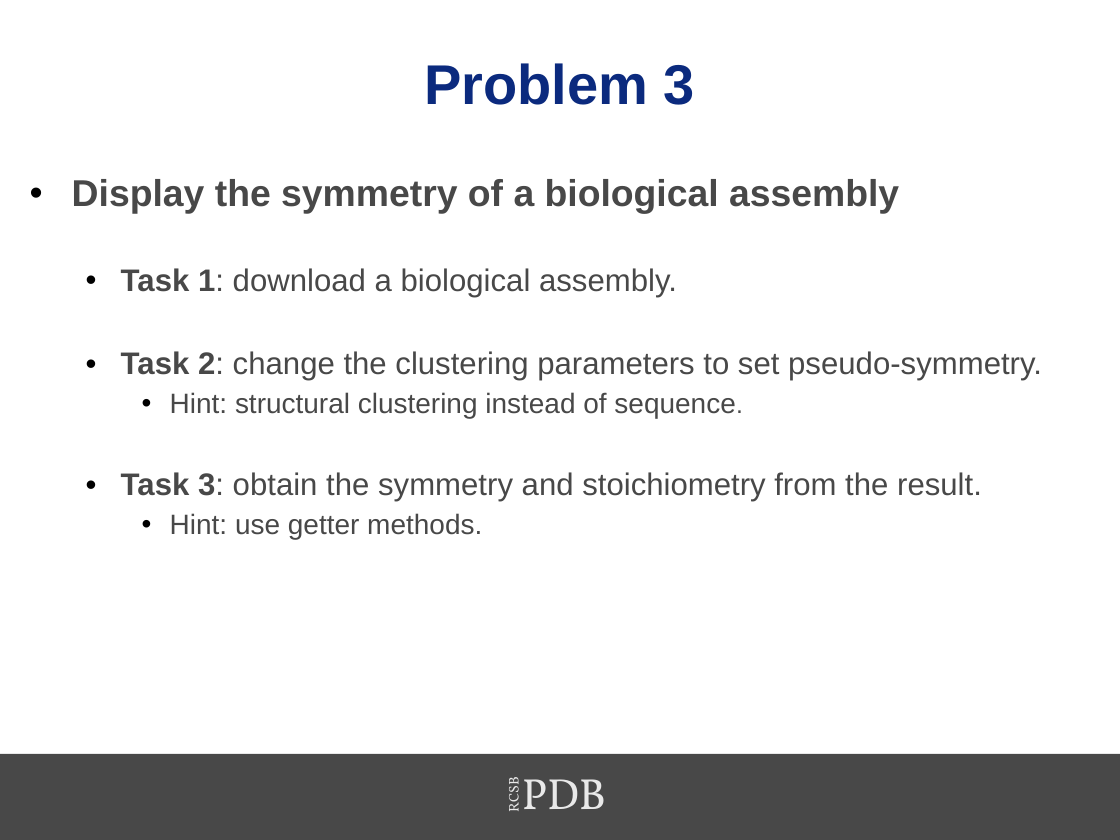
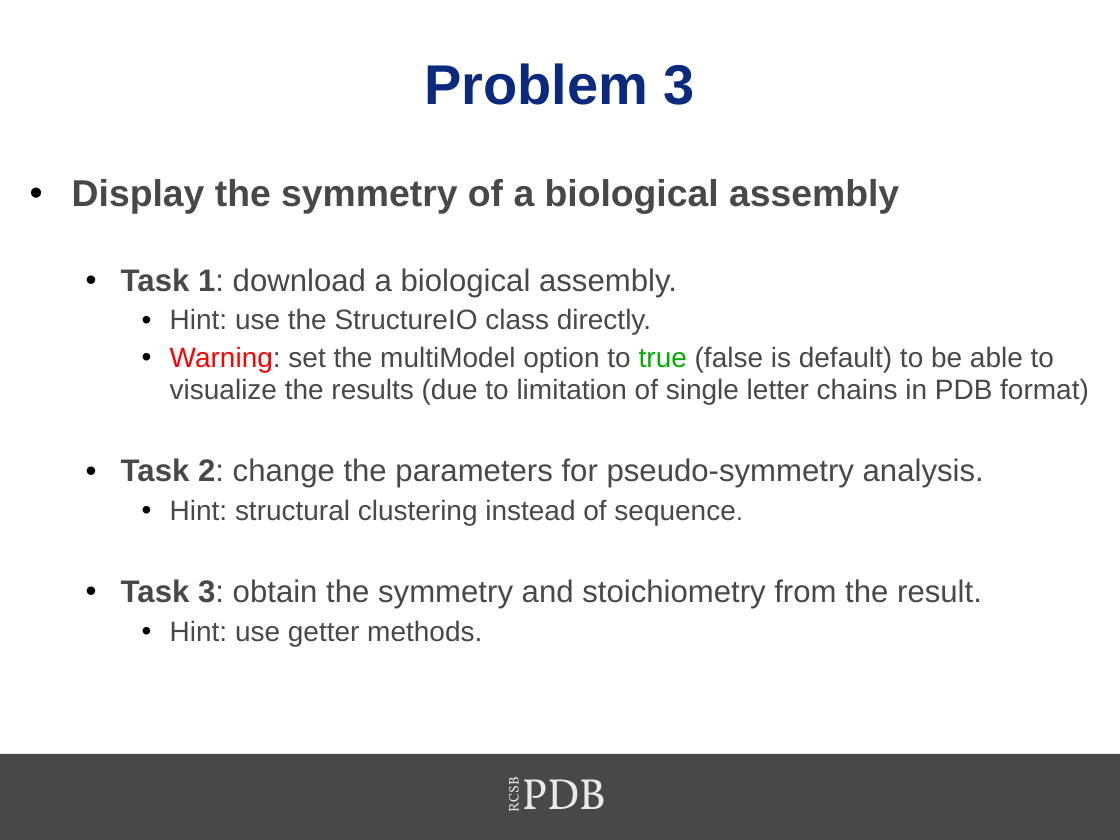
Before and after one commit to sbl-sdsc/mmtf-workshop-2017, a slide deck: slide 24 of 6-biojava/MMTF2017-BioJava.pptx (slide 23 before the commit). Drawn at 1120x840 pixels with LibreOffice and Linux fonts; fonts in the diff are those of the drawing; background and template pictures are left out. Boxes give left, top, right and bottom in pixels: in the first picture for what was removed or moved away, otherwise in the second. Text is boxed around its words. In the diff, an @@ line names an element or a change of style, - is before the commit and + after.

```diff
--- a/6-biojava/MMTF2017-BioJava.pptx
+++ b/6-biojava/MMTF2017-BioJava.pptx
@@ text at <box>121,308,1089,488</box>: text changed; size 20 to 18 pt @@
-  • Task 2: change the clustering parameters to set pseudo-symmetry.
+    • Hint: use the StructureIO class directly.
+    • Warning: set the multiModel option to true (false is default) to be able to visualize the results (due to limitation of single letter chains in PDB format)
+  • Task 2: change the parameters for pseudo-symmetry analysis.
```
Also in this commit, not shown: 5 other slides changed, 2 slides added, 1 slide removed.
